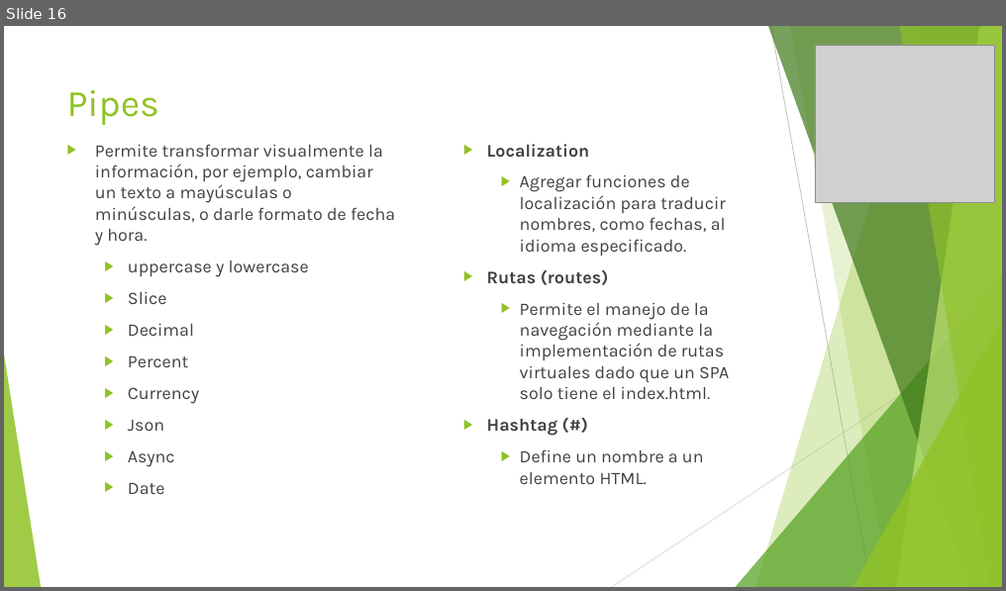
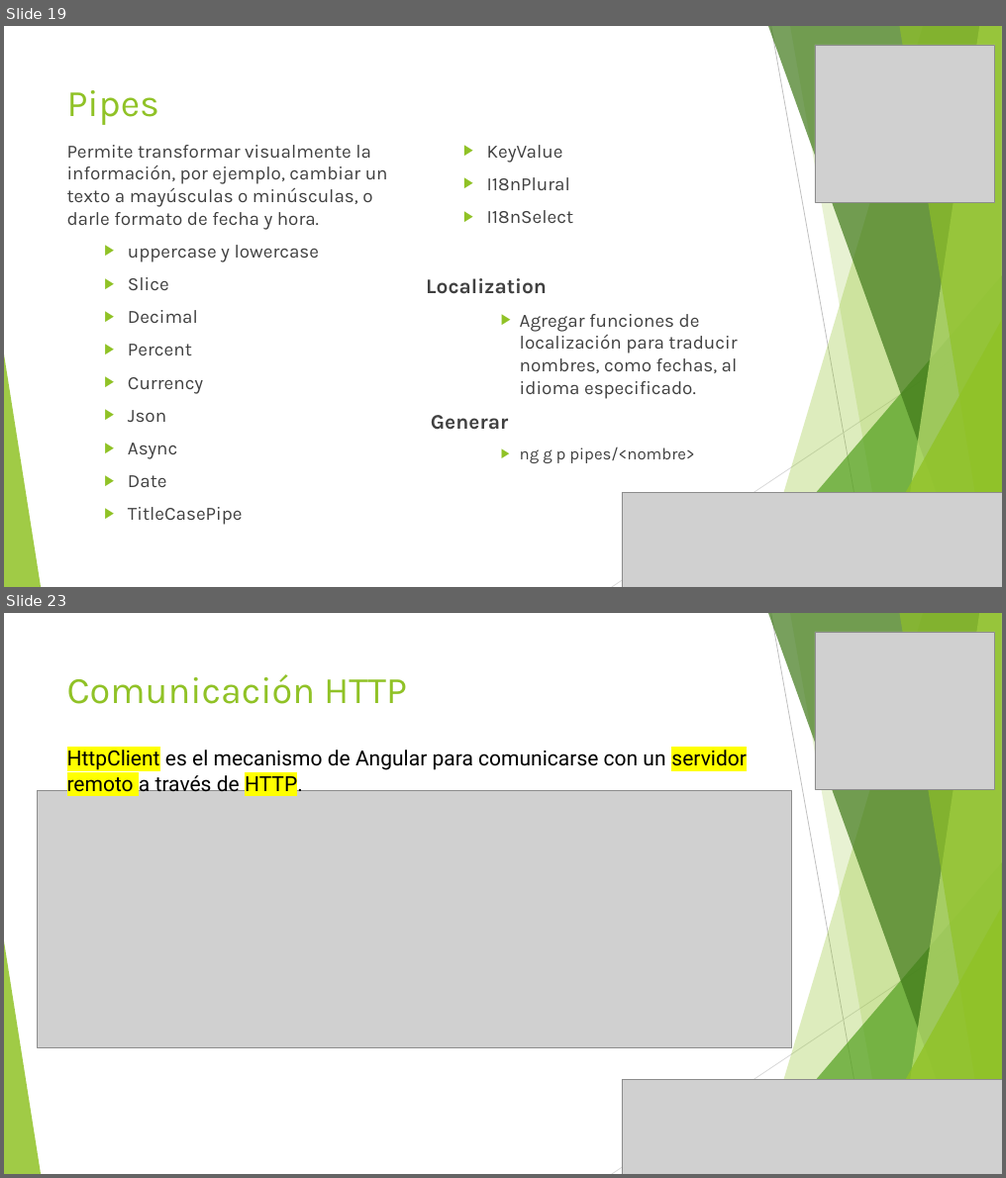
Before and after one commit to jpchSubzero/tartaro, a slide deck: angular/eShopApp/Recursos/Angular.pptx. Shown one above the other, each under a label of ours: slide 16 before the commit, slides 19 and 23 after it; the slides between them are not shown. The pictures are 1006x591 and 1006x1178 pixels, drawn with LibreOffice and Linux fonts; fonts in the diff are those of the drawing; grey boxes stand for pictures. Boxes give left, top, right and bottom in pixels: in the first picture for what was removed or moved away, otherwise in the second. Text is boxed around its words. In the diff, an @@ line names an element or a change of style, - is before the commit and + after.

```diff
--- a/angular/eShopApp/Recursos/Angular.pptx
+++ b/angular/eShopApp/Recursos/Angular.pptx
@@ slide 23 added at (4, 613, 1002, 1174), background #FFFFFF; not listed: 10 template elements that a slide beside it also shows @@
@@ picture added at (815, 632, 995, 789) @@
@@ title added at (67, 674, 407, 704), 36 pt, text #90C226 @@
+Comunicación HTTP
@@ text added at (67, 750, 746, 797), 20 pt, text #000000 @@
+HttpClient es el mecanismo de Angular para comunicarse con un servidor remoto a través de HTTP.
@@ picture added at (37, 790, 792, 1048) @@
@@ picture added at (622, 1079, 1002, 1174) @@
@@ what was slide 16 is now slide 19 @@
@@ slide 19 changed as well @@
@@ text at (67, 145, 738, 487): size 17 to 18 pt in "Permite transformar visualmente la información, por ejemplo, ...", "uppercase y lowercase", "Slice", "Decimal" and 6 more places; size 17 to 20 pt in "Localization"; bullet ▶ to none; list level 2 to 1 in "Localization" @@
@@ text at (128, 145, 573, 525): paragraphs added @@
+  ▶ TitleCasePipe
+  ▶ KeyValue
+  ▶ I18nPlural
+  ▶ I18nSelect
@@ text at (431, 415, 694, 464): text changed; size 17 to 16 pt @@
-  ▶ Rutas (routes)
-    ▶ Permite el manejo de la navegación mediante la implementación de rutas virtuales dado que un SPA solo tiene el index.html.
-  ▶ Hashtag (#)
-    ▶ Define un nombre a un elemento HTML.
+Generar
+    ▶ ng g p pipes/<nombre>
@@ picture added at (622, 492, 1002, 587) @@
```
Also in this commit, not shown: 18 other slides changed, 9 other slides added, 43 other files.
